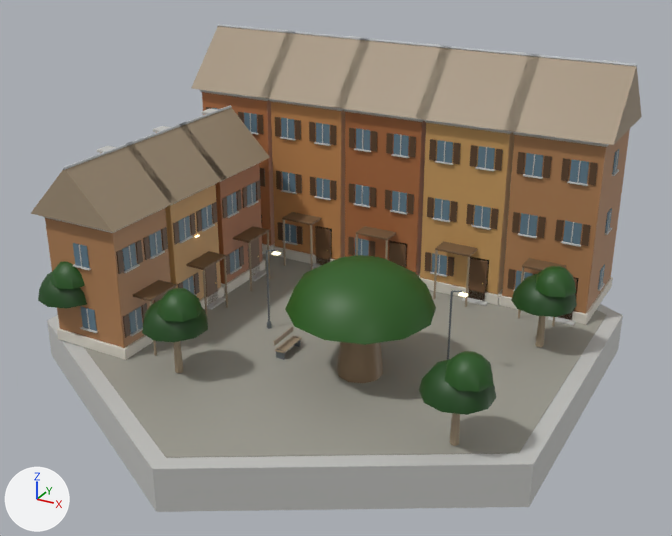
One commit to the glTF model native/godot/assets/art/blender/residential_africa.glb: the scene before it, then after it.
Camera for both pictures: a 50 mm lens placed at (17.2, -31.3, 18.0), pointed at (0.4, -0.7, 2.8). Every picture has the same lights, and +X, +Y and +Z are marked at lower left. The first picture is the older version. Vertices at exactly the same position are counted once.

Objects in the first picture: 'glass', 'leaf', 'metal', 'pavers', 'plaster', 'stone', 'wall_concrete', 'wood' and 3 more.
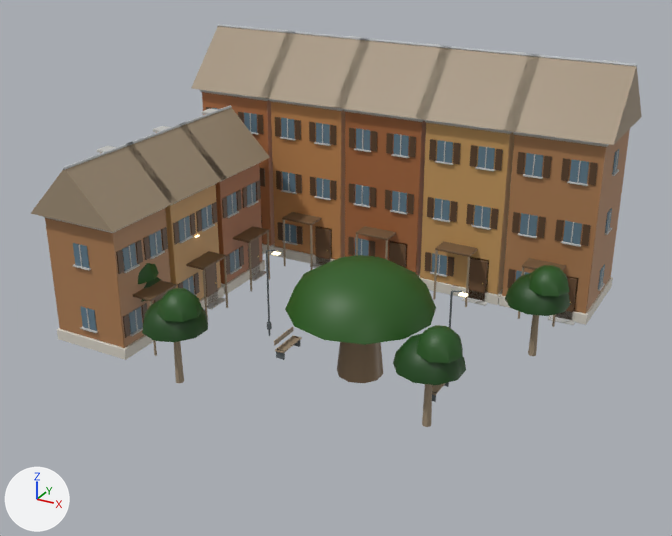
Location of each change, (x1, y1, x2, y2) in pixels of the pictures (672 x 536 px; the box of a moved part takes in the faces that stretch with it):
'pavers', deleted
    before: (84, 254, 607, 458)
'wall_concrete', reshaped (35% shorter)
    before: (44, 29, 623, 512)
    after: (44, 29, 619, 342)
'leaf', reshaped
    before: (38, 255, 577, 415)
    after: (138, 255, 570, 385)
part 1 of me_leaf, moved or reshaped
    before: (419, 359, 496, 415)
    after: (393, 334, 466, 385)
part 2 of me_leaf, moved or reshaped
    before: (444, 351, 494, 392)
    after: (416, 325, 463, 363)
part 3 of me_leaf, moved or reshaped
    before: (511, 274, 577, 317)
    after: (505, 273, 570, 316)
part 4 of me_leaf, moved or reshaped
    before: (535, 266, 576, 297)
    after: (529, 265, 569, 296)
part 5 of me_leaf, moved or reshaped (mostly hidden afterwards)
    before: (38, 272, 87, 308)
    after: (141, 277, 161, 302)
part 6 of me_leaf, moved or reshaped
    before: (50, 261, 85, 289)
    after: (138, 263, 159, 284)
part 7 of me_wall_concrete, deleted
    before: (47, 304, 623, 512)

The change, as a diff of the scene's bpy script:
```diff
--- a/native/godot/assets/art/blender/residential_africa.glb.py
+++ b/native/godot/assets/art/blender/residential_africa.glb.py
@@ me_leaf @@
 # used by ob_leaf; location = (0.0, 0.0, 0.0)
-me_leaf.from_pydata(...)  # 301 vertices, 500 faces; spans x -9.6..9.7, y -8.3..2.9, z 2.1..4.6
+me_leaf.from_pydata(...)  # 301 vertices, 500 faces; spans x -7.6..9.4, y -8.3..2.8, z 2.1..4.6
+# me_leaf part 1: the loose piece of 41 vertices spanning x 6.8..9.2, y -7.7..-5.1, z 2.1..3.3 is moved by (-1.5, 1.2, 0.0)
+# me_leaf part 2: the loose piece of 25 vertices spanning x 7.6..9.3, y -7.4..-5.8, z 2.9..3.8 is moved by (-1.5, 1.2, 0.0)
+# me_leaf part 3: the loose piece of 41 vertices spanning x 7.2..9.6, y 0.3..2.9, z 2.1..3.3 is moved by (-0.2, 0.0, 0.0)
+# me_leaf part 4: the loose piece of 25 vertices spanning x 8.0..9.7, y 0.6..2.2, z 2.9..3.8 is moved by (-0.2, 0.0, 0.0)
+# me_leaf part 5: the loose piece of 41 vertices spanning x -9.6..-7.2, y -8.1..-5.5, z 2.1..3.3 is moved by (1.9, 1.6, 0.0)
+# me_leaf part 6: the loose piece of 25 vertices spanning x -8.8..-7.1, y -7.9..-6.2, z 2.9..3.8 is moved by (1.9, 1.6, 0.0)
 me_leaf.materials.append(mat_leaf)
@@ me_wall_concrete @@
 # used by ob_wall_concrete; location = (0.0, 0.0, 0.0)
-me_wall_concrete.from_pydata(...)  # 3020 vertices, 5332 faces; spans x -10.7..10.7, y -12.3..12.3, z -1.6..10.6
+me_wall_concrete.from_pydata(...)  # 3008 vertices, 5312 faces; spans x -10.0..9.6, y -7.3..8.8, z 0.1..10.6
+# me_wall_concrete part 7: the loose piece of 12 vertices spanning x -10.7..10.7, y -12.3..12.3, z -1.6..0.1 is deleted
 me_wall_concrete.materials.append(mat_wall_concrete)
@@ ob_pavers @@
-ob_pavers = bpy.data.objects.new('pavers', me_pavers)
-ob_pavers.location = (0.0, 0.0, 0.0)
```
